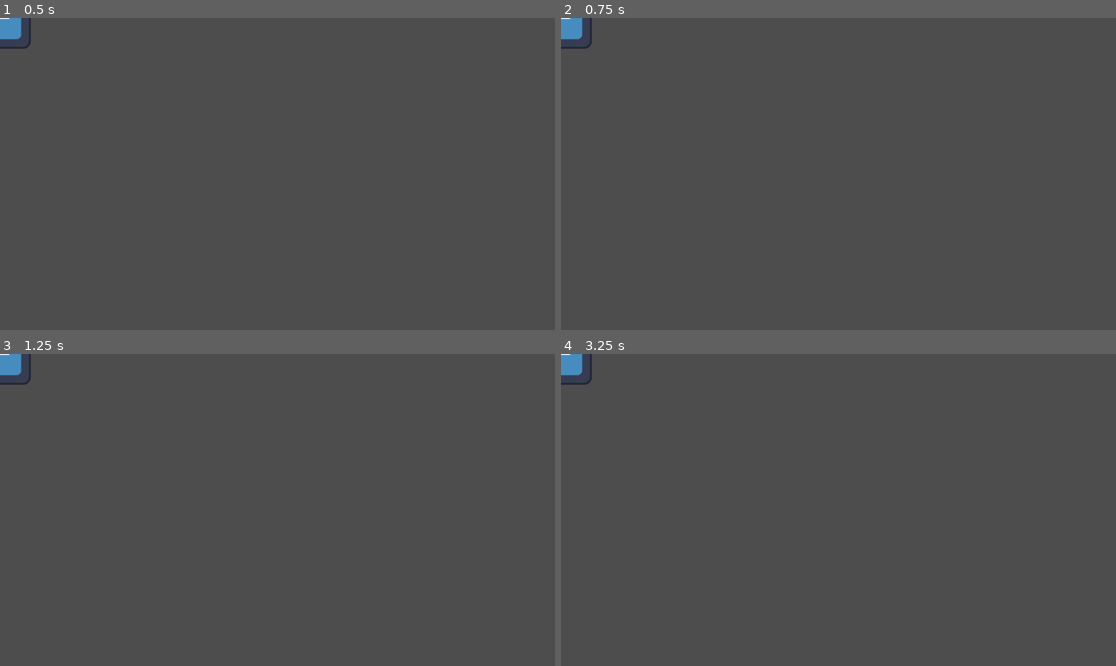
Above: before the commit, frames 1-4 (two rows, left to right).
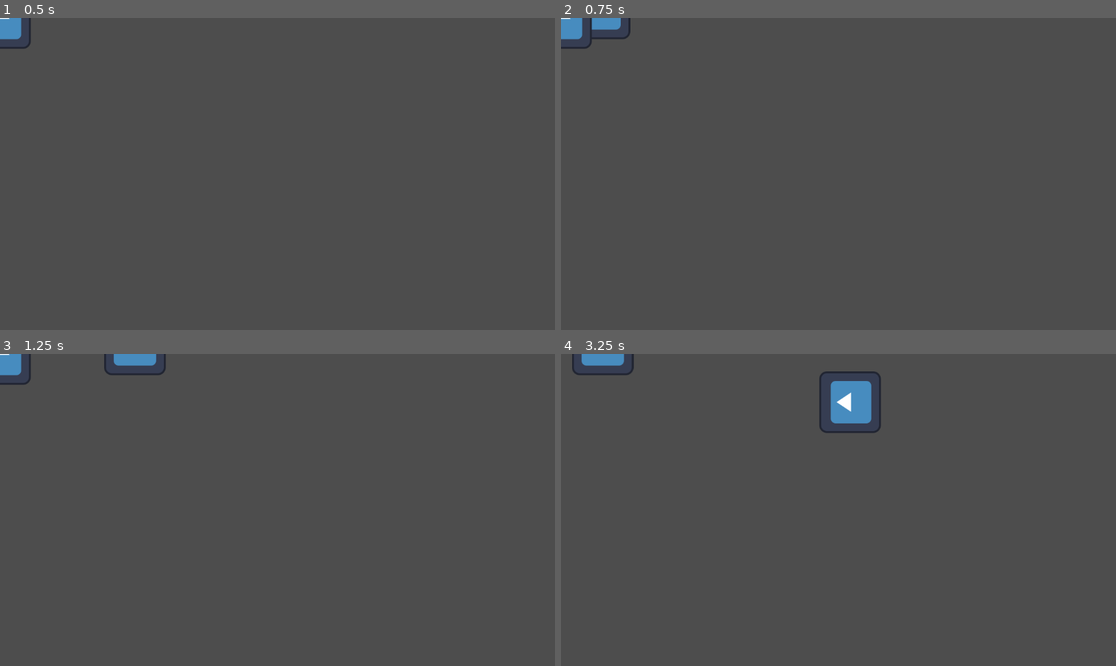
Above: after the commit, the same moments.

Repository: Captainexpo-1/Labyrinth-Counterspell-Game
Game: Godot game, scene res://Scenes/main.tscn
Same seed, same stepped clock (60 frames per second), same inputs: the game is played once before the commit and once after it. The engine's default icon, where the game draws it, is replaced by a stand-in: a white triangle on a blue panel in a dark square.
Inputs:
- Up to frame 1 (0.5 s): no input
- Up to frame 2 (0.75 s): tap Enter at 0.5 s; hold Right (ui_right) from 0.53 s (still down)
- Up to frame 3 (1.25 s): keep holding Right (ui_right)
- Up to frame 4 (3.25 s): release Right (ui_right) at 1.28 s; hold Down (ui_down) 1.28-2.03 s; hold Right (ui_right) 2.03-2.78 s; hold Up (ui_up) from 2.78 s (still down)

Frame 1 is identical in both runs. In frame 2, 0.3% of the frame differs, in the area x 5-13%, y 0-7%; in frame 3, 0.4%; in frame 4, 2.0%, in the area x 0-58%, y 0-26%.

Commit message:
added inital bad player implimentation

Diff:
--- /dev/null
+++ b/Scenes/BadPlayerController.gd
@@ -0,0 +1,28 @@
+extends StaticBody2D
+
+var player_positions = []
+var player_node = null
+
+var delay = 150
+
+# Called when the node enters the scene tree for the first time.
+func _ready() -> void:
+	player_node = get_node("../Player")
+
+	if player_node == null:
+		print("PLAYER IS NULL")
+	pass # Replace with function body.
+
+
+# Called every frame. 'delta' is the elapsed time since the previous frame.
+func _process(delta: float) -> void:
+	player_positions.push_back(player_node.get_data())
+
+	while player_positions.size() > delay:
+		player_positions.pop_front()
+
+	if player_positions.size() == delay:
+		var info = player_positions[0]
+		position = info[0]
+		$Sprite2D.rotation = info[1]
+	pass
--- a/Scenes/PlayerController.gd
+++ b/Scenes/PlayerController.gd
@@ -10,6 +10,9 @@
 func kill(other: Node2D):
 	set_meta("alive", false)
 	set_meta("canmove", false)
+
+func get_data():
+	return [position, rotation]
 
 func _physics_process(delta):
 	var dy = Input.get_axis("ui_down", "ui_up")
@@ -27,10 +30,9 @@
 	if movement.length() > 1:
 		movement = movement.normalized() * speed
 
-	print(get_meta("canmove"))
+	velocity = movement
 
-
-	velocity = movement
+	look_at(position + velocity)
 
 	# Move the character
 	move_and_slide()
--- a/Scenes/main.tscn
+++ b/Scenes/main.tscn
@@ -1,9 +1,12 @@
-[gd_scene load_steps=4 format=3 uid="uid://cdj5ocoun602x"]
+[gd_scene load_steps=6 format=3 uid="uid://cdj5ocoun602x"]
 
 [ext_resource type="Script" path="res://Scenes/PlayerController.gd" id="1_s17gv"]
 [ext_resource type="Texture2D" uid="uid://cxepsknjyl63a" path="res://icon.svg" id="2_hkc2s"]
+[ext_resource type="Script" path="res://Scenes/BadPlayerController.gd" id="3_o85bq"]
 
 [sub_resource type="CircleShape2D" id="CircleShape2D_ibls4"]
+
+[sub_resource type="CircleShape2D" id="CircleShape2D_e2wdg"]
 
 [node name="Node2D" type="Node2D"]
 
@@ -11,10 +14,20 @@
 script = ExtResource("1_s17gv")
 metadata/alive = true
 metadata/moving = false
-metadata/canmove = false
+metadata/canmove = true
 
 [node name="PlayerCollider" type="CollisionShape2D" parent="Player"]
 shape = SubResource("CircleShape2D_ibls4")
 
 [node name="Sprite2D" type="Sprite2D" parent="Player"]
 texture = ExtResource("2_hkc2s")
+
+[node name="BadPlayer" type="StaticBody2D" parent="."]
+script = ExtResource("3_o85bq")
+metadata/Player = NodePath("../Player")
+
+[node name="CollisionShape2D" type="CollisionShape2D" parent="BadPlayer"]
+shape = SubResource("CircleShape2D_e2wdg")
+
+[node name="Sprite2D" type="Sprite2D" parent="BadPlayer"]
+texture = ExtResource("2_hkc2s")
